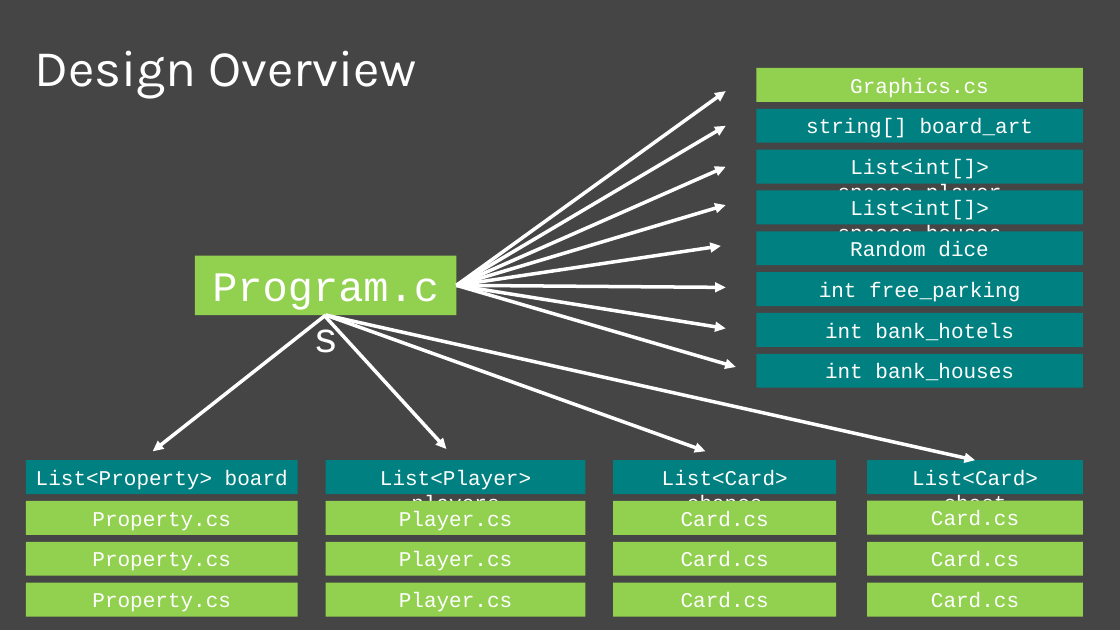
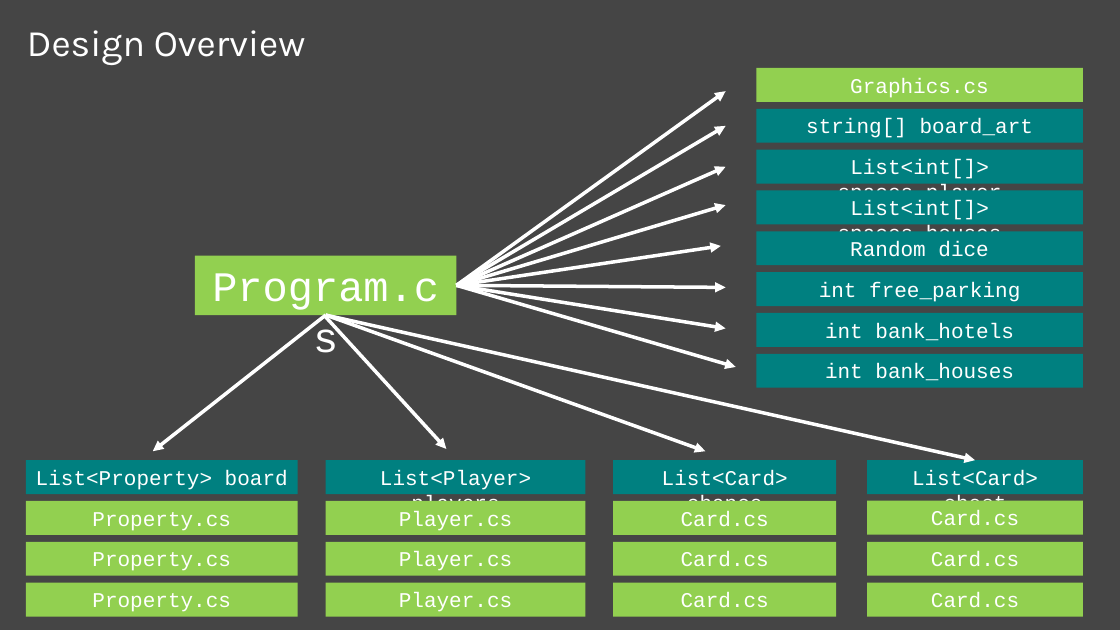
Before and after one commit to ampersandmcd/Monopoly, a slide deck: slide 2 of model.pptx. Drawn at 1120x630 pixels with LibreOffice and Linux fonts; fonts in the diff are those of the drawing. Boxes give left, top, right and bottom in pixels: in the first picture for what was removed or moved away, otherwise in the second. Text is boxed around its words. In the diff, an @@ line names an element or a change of style, - is before the commit and + after.

```diff
--- a/model.pptx
+++ b/model.pptx
@@ title "Design Overview": place and size @@
-title "Design Overview" at (34, 50, 417, 99)
+title "Design Overview" at (27, 30, 306, 65)
@@ title "Design Overview" at (27, 30, 306, 65): size 44 to 32 pt @@
```
Also in this commit, not shown: 7 other slides changed, 5 slides added, 5 other files.
